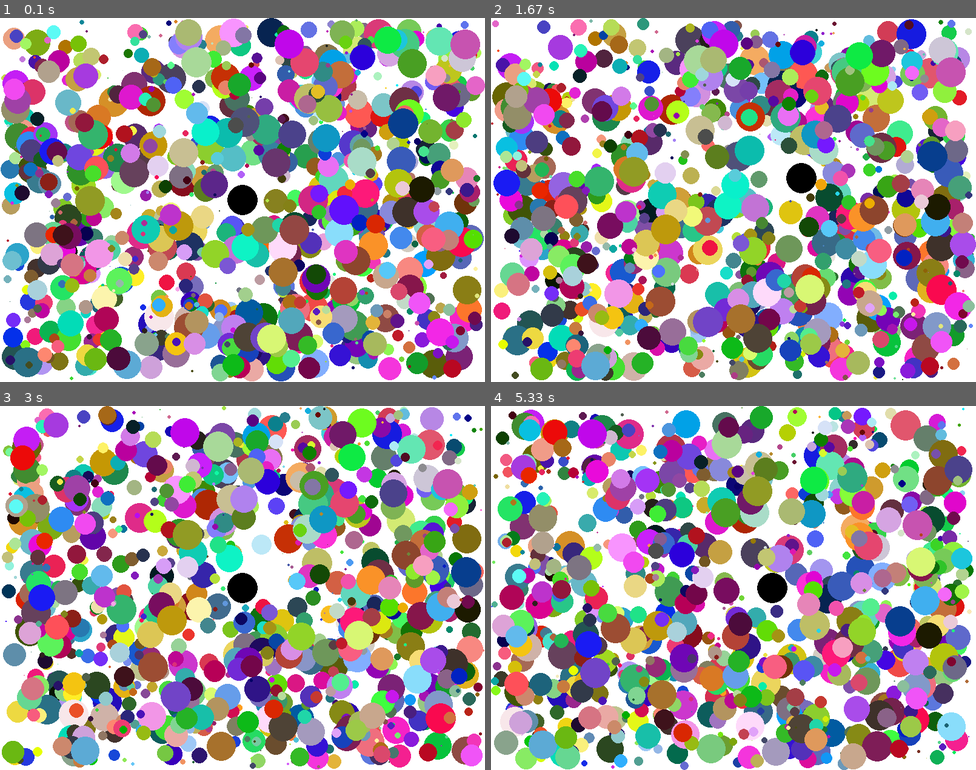
Above: before the commit, frames 1-4 (two rows, left to right).
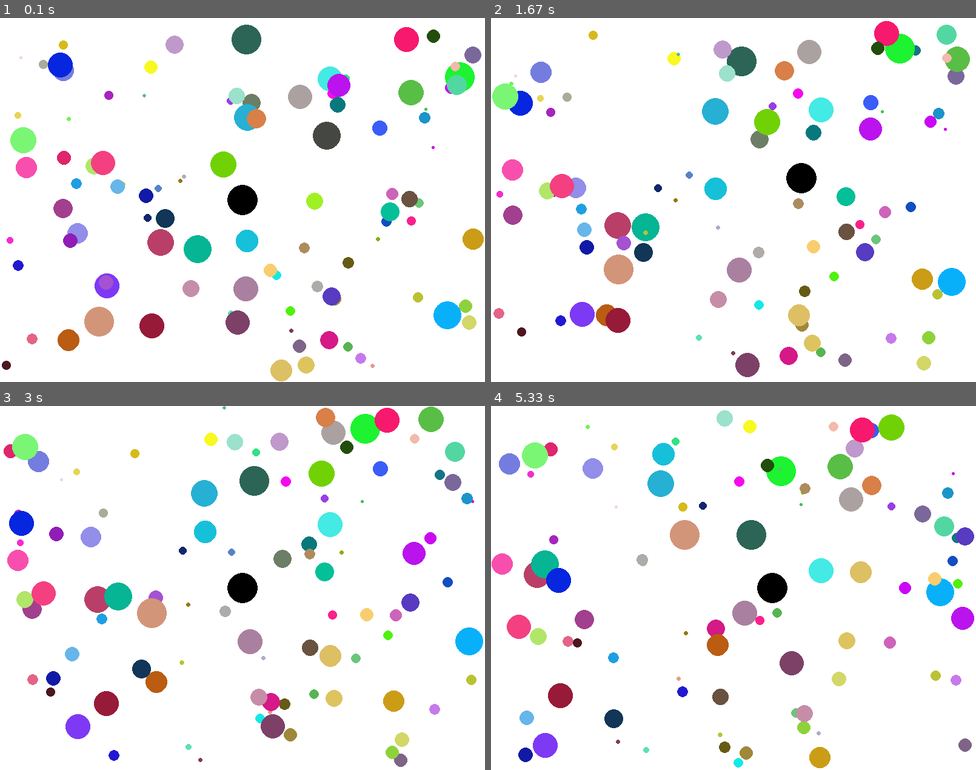
Above: after the commit, the same moments.

Repository: sps-trutnov/cviceni-1ep-sk1-pygame
Game: pygame game, started from src/minihra_zrani_micku.py
Same seed, same stepped clock (60 frames per second), same inputs: the game is played once before the commit and once after it.
Inputs:
- Up to frame 1 (0.1 s): no input
- Up to frame 2 (1.67 s): hold Right 0.33-0.8 s; hold Up 0.83-1.13 s; hold Right 1.17-1.63 s
- Up to frame 3 (3 s): hold Left 1.67-2.2 s; hold Down 2.23-2.53 s; hold Left 2.57-2.97 s
- Up to frame 4 (5.33 s): hold Up 3-3.37 s; hold Right 3.4-4.03 s; hold Down 4.07-4.43 s; hold Left 4.47-4.93 s; hold Right from 4.97 s (still down)

The runs differ from the first frame. In frame 1, 72% of the frame differs, in the area x 0-100%, y 0-100%; in frame 2, 70%; in frame 3, 70%; in frame 4, 70%.

Commit message:
Refaktorizace a přidání hratelnosti

Diff:
--- a/src/minihra_zrani_micku_py.py
+++ b/src/minihra_zrani_micku.py
@@ -3,6 +3,50 @@
 import sys
 import math
 import random
+
+# nastaveni aplikace
+rozmer_okna_x = 800
+rozmer_okna_y = 600
+
+cernobily_rezim = False
+max_velikost_micku = 50
+
+rychlost_hrace = 2
+pocet_micku = 100
+
+# pomocne podprogramy
+def vypnout_aplikaci():
+    for udalost in pygame.event.get():
+        if udalost.type == pygame.KEYDOWN and udalost.key == pygame.K_ESCAPE:
+            sys.exit()
+        if udalost.type == pygame.QUIT:
+            sys.exit()
+
+def vytvorit_micky():
+    micky = []
+
+    for i in range(pocet_micku):
+        micek = dict()
+
+        micek["w"] = micek["h"] = random.randint(5, max_velikost_micku)
+
+        micek["x"] = random.randint(0, rozmer_okna_x - micek["w"])
+        micek["y"] = random.randint(0, rozmer_okna_y - micek["h"])
+
+        micek["dx"] = random.random() * random.choice([-1, 1])
+        micek["dy"] = random.random() * random.choice([-1, 1])
+
+        micek["sezrany"] = False
+
+        if cernobily_rezim:
+            odstin = random.randint(5, 250)
+            micek["rgb"] = (odstin, odstin, odstin)
+        else:
+            micek["rgb"] = (random.randint(5, 250), random.randint(5, 250), random.randint(5, 250))
+
+        micky.append(micek)
+    else:
+        return micky
 
 def udrzet_v_okne(obrazec):
     if obrazec["y"] < 0:
@@ -23,6 +67,10 @@
         obrazec["dx"] *= -1
     if obrazec["x"] > rozmer_okna_x - obrazec["w"]:
         obrazec["dx"] *= -1
+
+def pohnout_s_mickem(micek):
+    micek["x"] = micek["x"] + micek["dx"]
+    micek["y"] = micek["y"] + micek["dy"]
 
 def ovladat_hrace(hrac):
     stisknuto = pygame.key.get_pressed()
@@ -49,6 +97,9 @@
 
 def sezrat_okolni_micky(hrac, micky):
     for micek in micky:
+        if micek["sezrany"]:
+            continue
+
         soucet_polomeru = (micek["w"] + hrac["w"]) / 2
 
         x1 = hrac["x"] + hrac["w"] / 2
@@ -60,21 +111,24 @@
 
         if vzdalenost_stredu < soucet_polomeru:
             micek["sezrany"] = True
+            #zvetsit_hrace(hrac)
 
 def obnovit_po_sezrani_vsech(micky):
     for micek in micky:
         if not micek["sezrany"]:
             return
 
+    hrac["w"] = hrac["h"] = max_velikost_micku
+
     for micek in micky:
         micek["sezrany"] = False
 
-# nastaveni aplikace
-rozmer_okna_x = 800
-rozmer_okna_y = 600
+def zvetsit_hrace(hrac):
+    hrac["x"] -= 1
+    hrac["y"] -= 1
 
-cernobily_rezim = False
-max_velikost_micku = 50
+    hrac["w"] += 2
+    hrac["h"] += 2
 
 # logika aplikace
 pygame.init()
@@ -82,62 +136,25 @@
 okno = pygame.display.set_mode((rozmer_okna_x, rozmer_okna_y))
 pygame.display.set_caption("Míčkyyy!")
 
-rychlost_hrace = 2
-pocet_micku = 1000
-vsechny_micky = []
-
-for i in range(pocet_micku):
-    micek = dict()
-
-    micek["w"] = random.randint(1, max_velikost_micku)
-    micek["h"] = micek["w"]
-
-    micek["x"] = random.randint(0, rozmer_okna_x - micek["w"])
-    micek["y"] = random.randint(0, rozmer_okna_y - micek["h"])
-
-    micek["dx"] = random.random() * random.choice([-1, 1])
-    micek["dy"] = random.random() * random.choice([-1, 1])
-
-    micek["sezrany"] = False
-
-    if cernobily_rezim:
-        odstin = random.randint(0, 254)
-        micek["rgb"] = (odstin, odstin, odstin)
-    else:
-        micek["rgb"] = (random.randint(0, 254), random.randint(0, 254), random.randint(0, 254))
-
-    vsechny_micky.append(micek)
+vsechny_micky = vytvorit_micky()
 
 hrac = dict()
 
-hrac["w"] = 50
-hrac["h"] = hrac["w"]
+hrac["w"] = hrac["h"] = max_velikost_micku
 
 hrac["x"] = (rozmer_okna_x - hrac["w"]) / 2
 hrac["y"] = (rozmer_okna_y - hrac["h"]) / 2
 
 hrac["v"] = rychlost_hrace
-
 hrac["rgb"] = (0, 0, 0)
 
 while True:
-    for udalost in pygame.event.get():
-        if udalost.type == pygame.KEYDOWN and udalost.key == pygame.K_ESCAPE:
-            sys.exit()
-        if udalost.type == pygame.QUIT:
-            sys.exit()
-
-    okno.fill((255, 255, 255))
+    vypnout_aplikaci()
 
     for micek in vsechny_micky:
-        micek["x"] = micek["x"] + micek["dx"]
-        micek["y"] = micek["y"] + micek["dy"]
-
+        pohnout_s_mickem(micek)
         odrazit_od_kraje(micek)
         udrzet_v_okne(micek)
-
-        if not micek["sezrany"]:
-            pygame.draw.ellipse(okno, micek["rgb"], (micek["x"], micek["y"], micek["w"], micek["h"]))
 
     ovladat_hrace(hrac)
     udrzet_v_okne(hrac)
@@ -145,6 +162,12 @@
     sezrat_okolni_micky(hrac, vsechny_micky)
     obnovit_po_sezrani_vsech(vsechny_micky)
 
-    pygame.draw.ellipse(okno, hrac["rgb"], (hrac["x"], hrac["y"], hrac["w"], hrac["h"]))
+    okno.fill((255, 255, 255))
+
+    for micek in vsechny_micky:
+        if not micek["sezrany"]:
+            pygame.draw.ellipse(okno, micek["rgb"], (micek["x"], micek["y"], micek["w"], micek["h"]))
+    else:
+        pygame.draw.ellipse(okno, hrac["rgb"], (hrac["x"], hrac["y"], hrac["w"], hrac["h"]))
 
     pygame.display.update()
